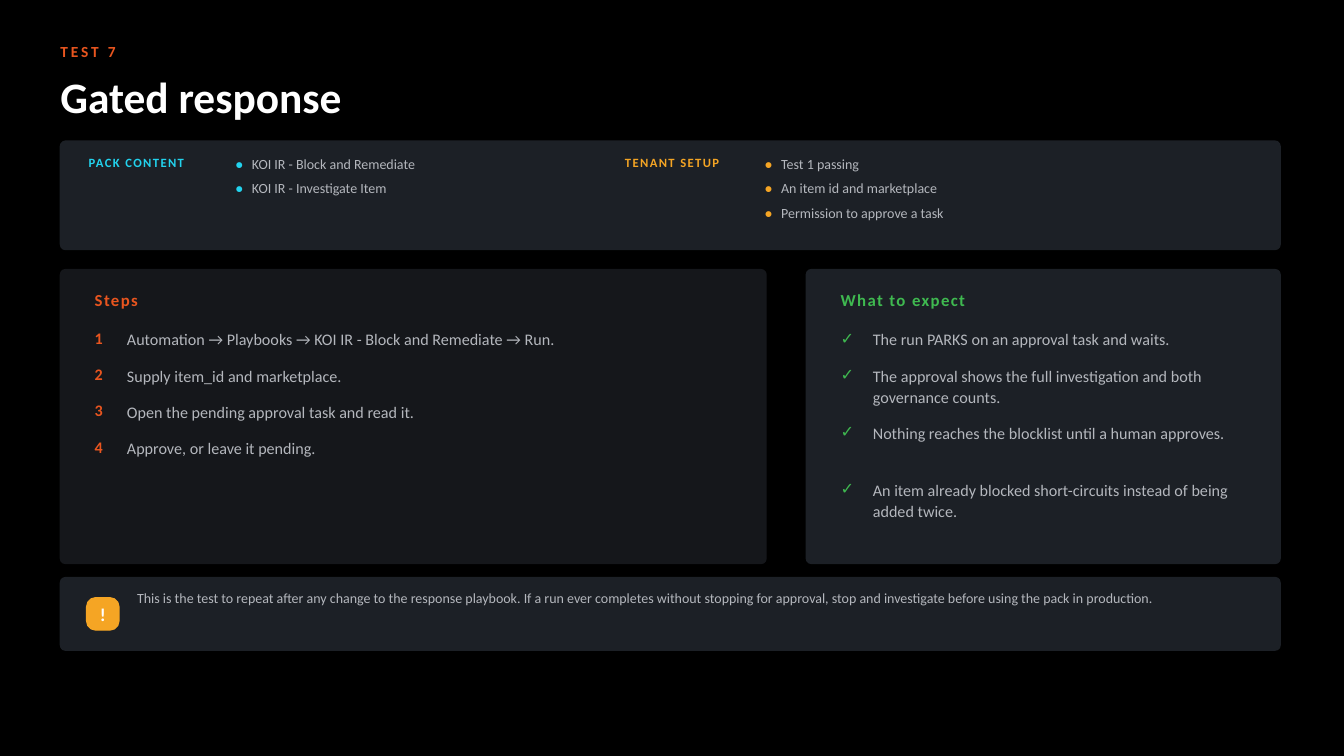
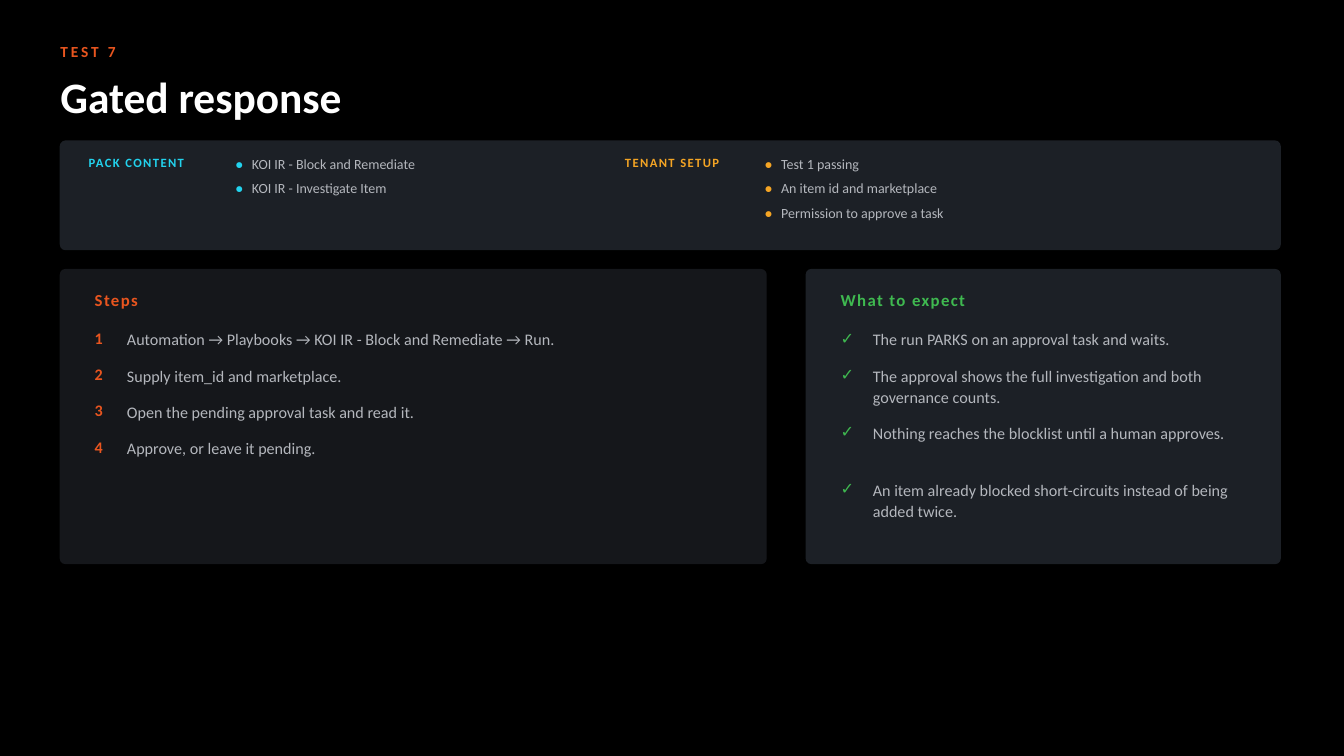
Before and after one commit to ayman-m/koi-xsiam-pack, a slide deck: slide 13 of docs/KOI_Content_Pack_Test_Guide.pptx. Drawn at 1344x756 pixels with LibreOffice and Linux fonts; fonts in the diff are those of the drawing. Boxes give left, top, right and bottom in pixels: in the first picture for what was removed or moved away, otherwise in the second. Text is boxed around its words. In the diff, an @@ line names an element or a change of style, - is before the commit and + after.

```diff
--- a/docs/KOI_Content_Pack_Test_Guide.pptx
+++ b/docs/KOI_Content_Pack_Test_Guide.pptx
@@ rounded rectangle removed at (60, 578, 1280, 650) @@
@@ rounded rectangle removed at (87, 598, 119, 630) @@
@@ text removed at (87, 598, 119, 630) @@
-!
@@ text removed at (137, 593, 1152, 606) @@
-This is the test to repeat after any change to the response playbook. If a run ever completes without stopping for approval, stop and investigate before using the pack in production.
```
Also in this commit, not shown: 13 other slides changed, 1 slide removed, 2 other files.
